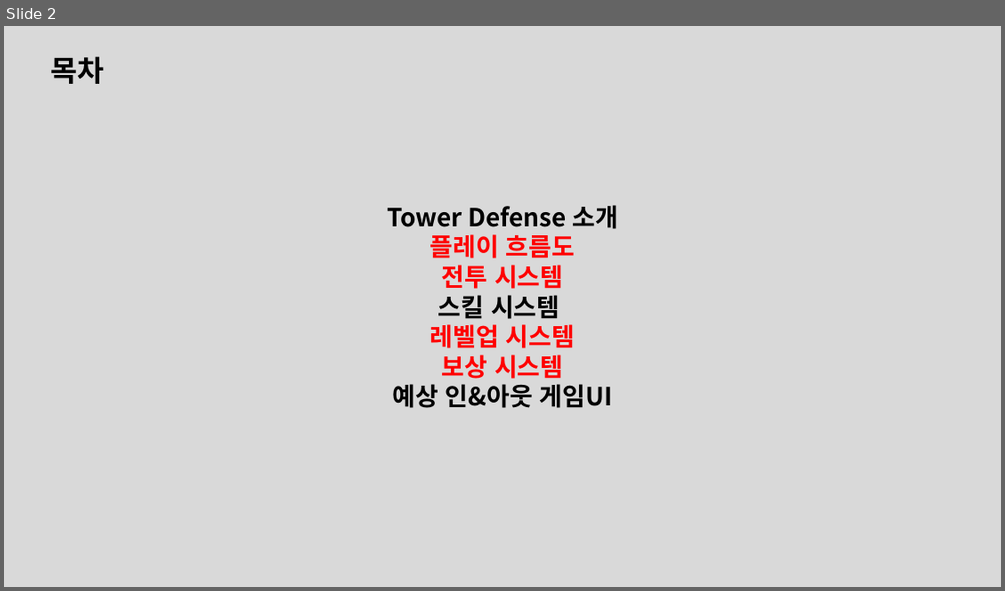
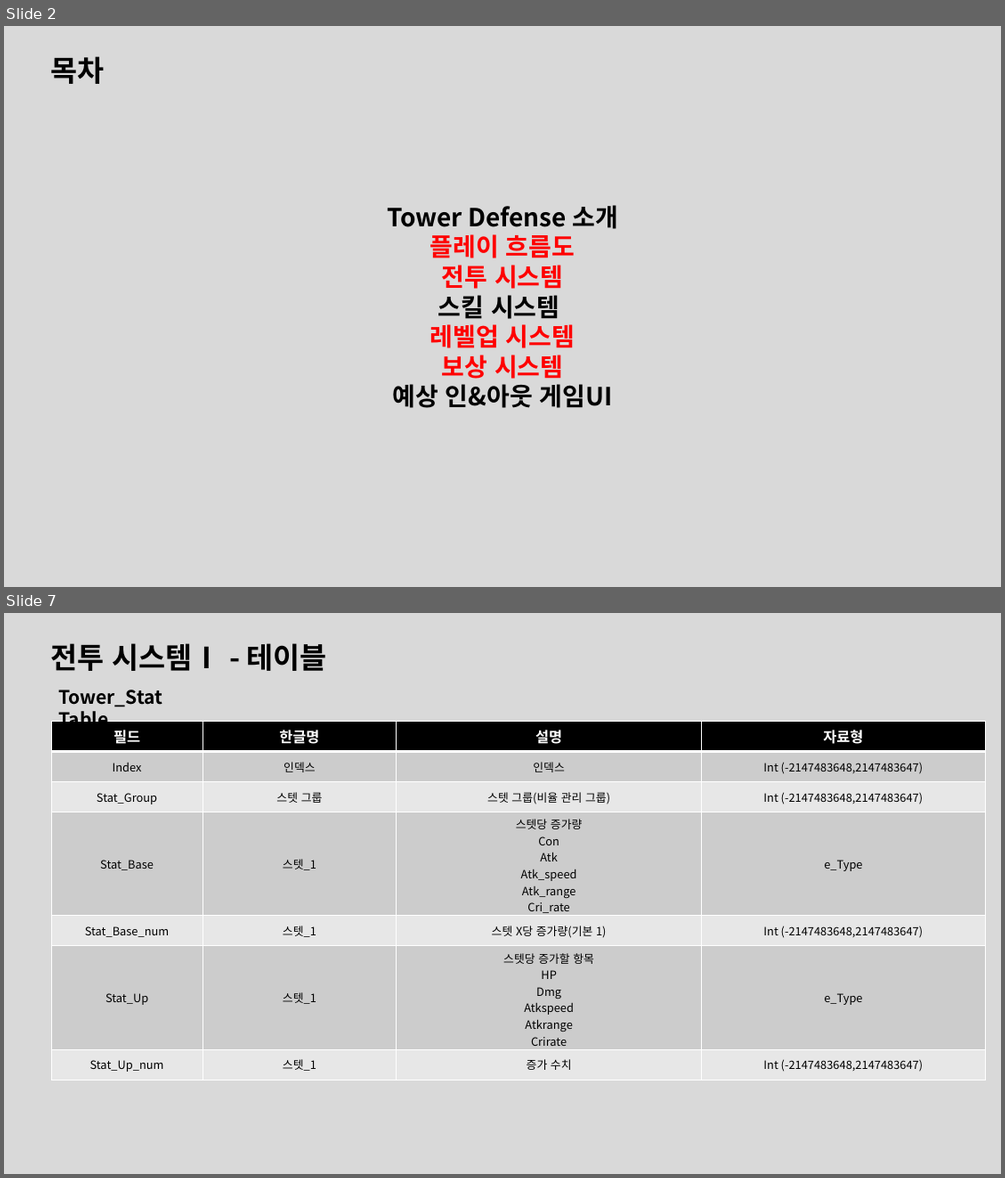
Before and after one commit to leejaepyeong/ProjectB, a slide deck: 기획서/Tower Defense.pptx. Shown one above the other, each under a label of ours: slide 2 before the commit, slides 2 and 7 after it; the slides between them are not shown. The pictures are 1005x591 and 1005x1178 pixels, drawn with LibreOffice and Linux fonts; fonts in the diff are those of the drawing. Boxes give left, top, right and bottom in pixels: in the first picture for what was removed or moved away, otherwise in the second. Text is boxed around its words. In the diff, an @@ line names an element or a change of style, - is before the commit and + after.

Commit message:
테이블 수정 및 기획서 추가 보완
테이블 수정 및 기획서 추가 보완

```diff
--- a/기획서/Tower Defense.pptx
+++ b/기획서/Tower Defense.pptx
@@ slide 7 added at (4,613,1001,1174), background #D9D9D9 @@
@@ text added at (50,643,327,671), 28 pt, text #000000, bold @@
+전투 시스템Ⅰ - 테이블
@@ text added at (58,690,162,722), 18 pt, text #000000, bold @@
+Tower_Stat Table
@@ table added at (51,721,985,1078), 7 rows, 4 columns @@
+필드 | 한글명 | 설명 | 자료형
+Index | 인덱스 | 인덱스 | Int (-2147483648,2147483647)
+Stat_Group | 스텟 그룹 | 스텟 그룹(비율 관리 그룹) | Int (-2147483648,2147483647)
+Stat_Base | 스텟_1 | 스텟당 증가량 / Con / Atk / Atk_speed / Atk_range / Cri_rate / Cri_dmg | e_Type
+Stat_Base_num | 스텟_1 | 스텟 X당 증가량(기본 1) | Int (-2147483648,2147483647)
+Stat_Up | 스텟_1 | 스텟당 증가할 항목 / HP / Dmg / Atkspeed / Atkrange / Crirate / Cridmg | e_Type
+Stat_Up_num | 스텟_1 | 증가 수치 | Int (-2147483648,2147483647)
```
Also in this commit, not shown: 5 slides changed, 5 other slides added, 4 other files.
